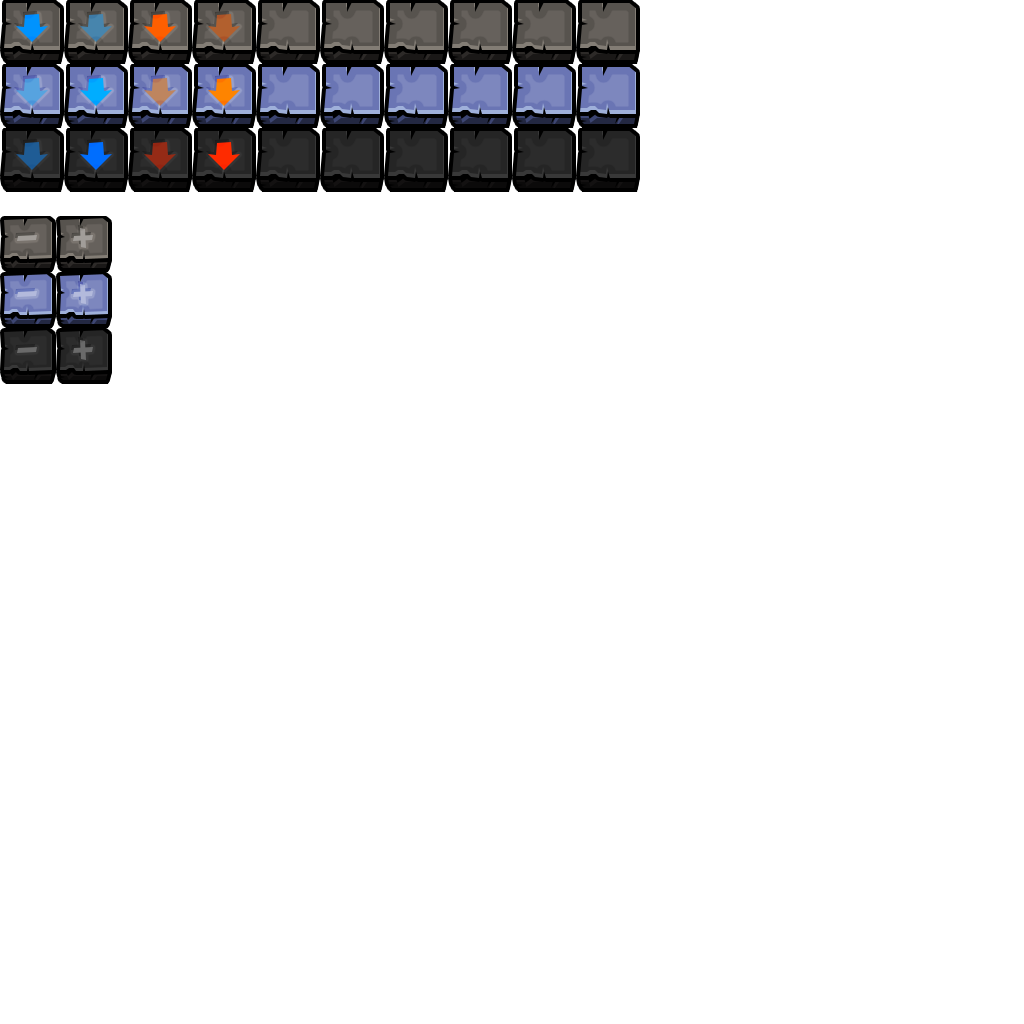
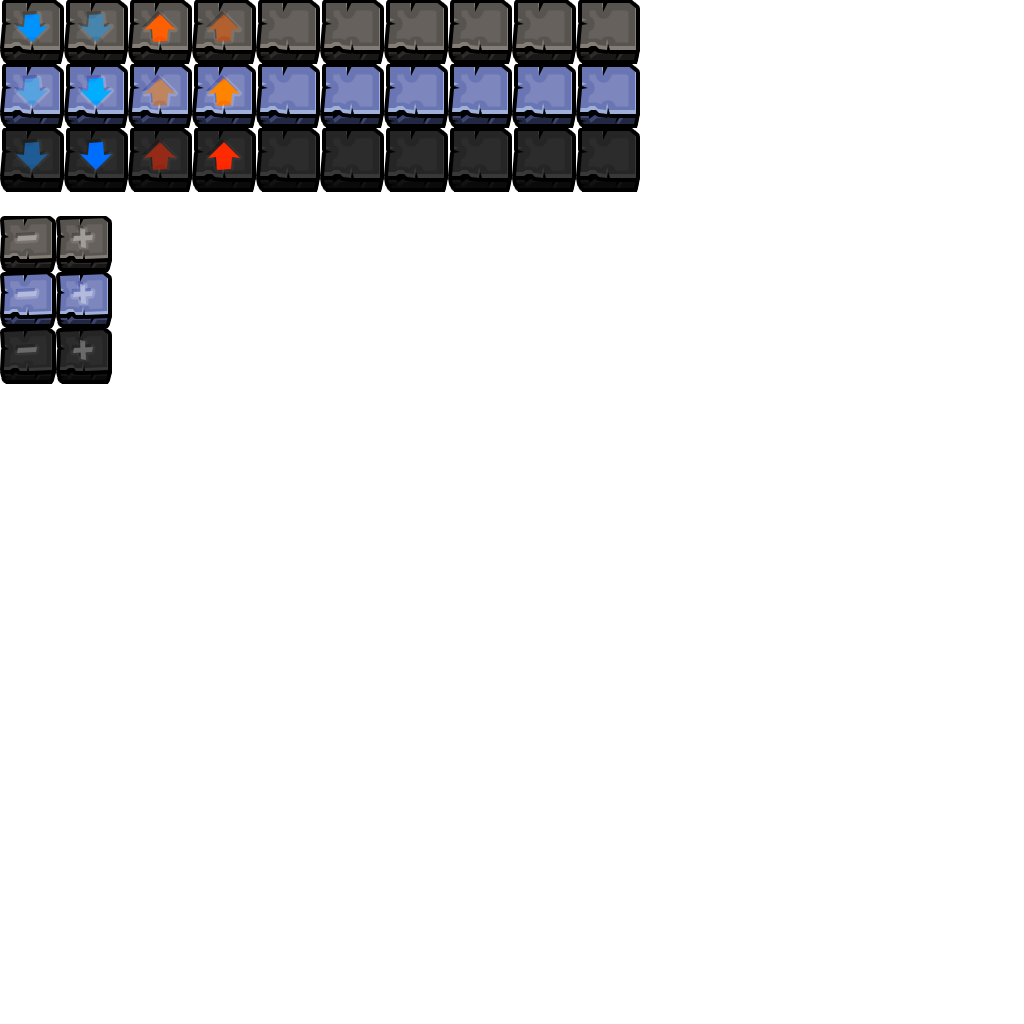
Before/after of a 1024×1024 layered artwork. What changed in the layer stack:
painted on "Shape 1" (7th of 12, in "Orange" › "Off") over [144, 14, 176, 42]
painted on "Shape 1" (8th of 12, in "Orange" › "OffFade") over [208, 14, 240, 42]
painted on "Shape 1" (9th of 12, in "Orange" › "HoverFade") over [144, 78, 176, 106]
painted on "Shape 1" (10th of 12, in "Orange" › "Hover") over [208, 78, 240, 106]
painted on "Shape 1" (11th of 12, in "Orange" › "DisabledFade") over [144, 142, 176, 170]
painted on "Shape 1" (12th of 12, in "Orange" › "Disabled") over [208, 142, 240, 170]
